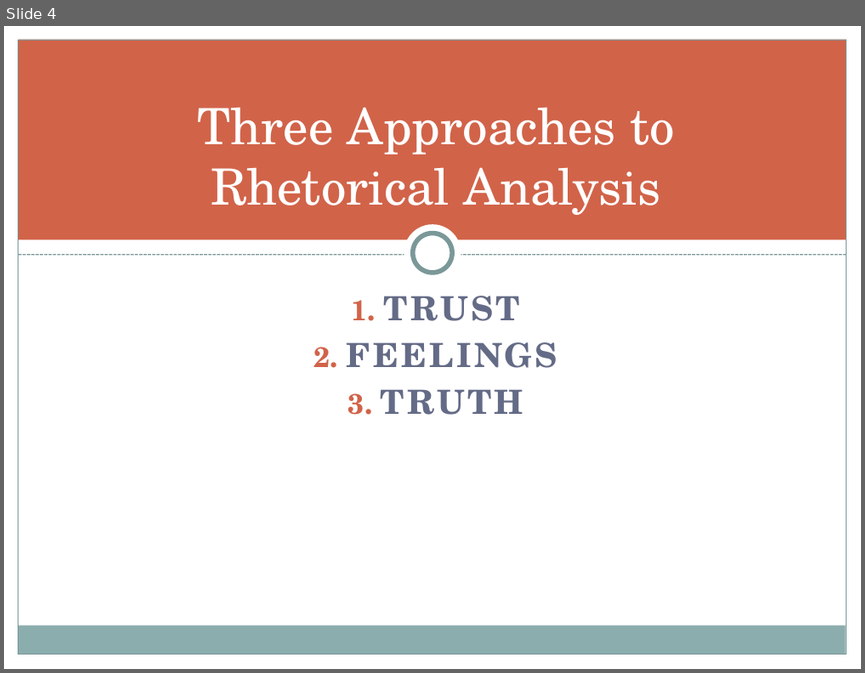
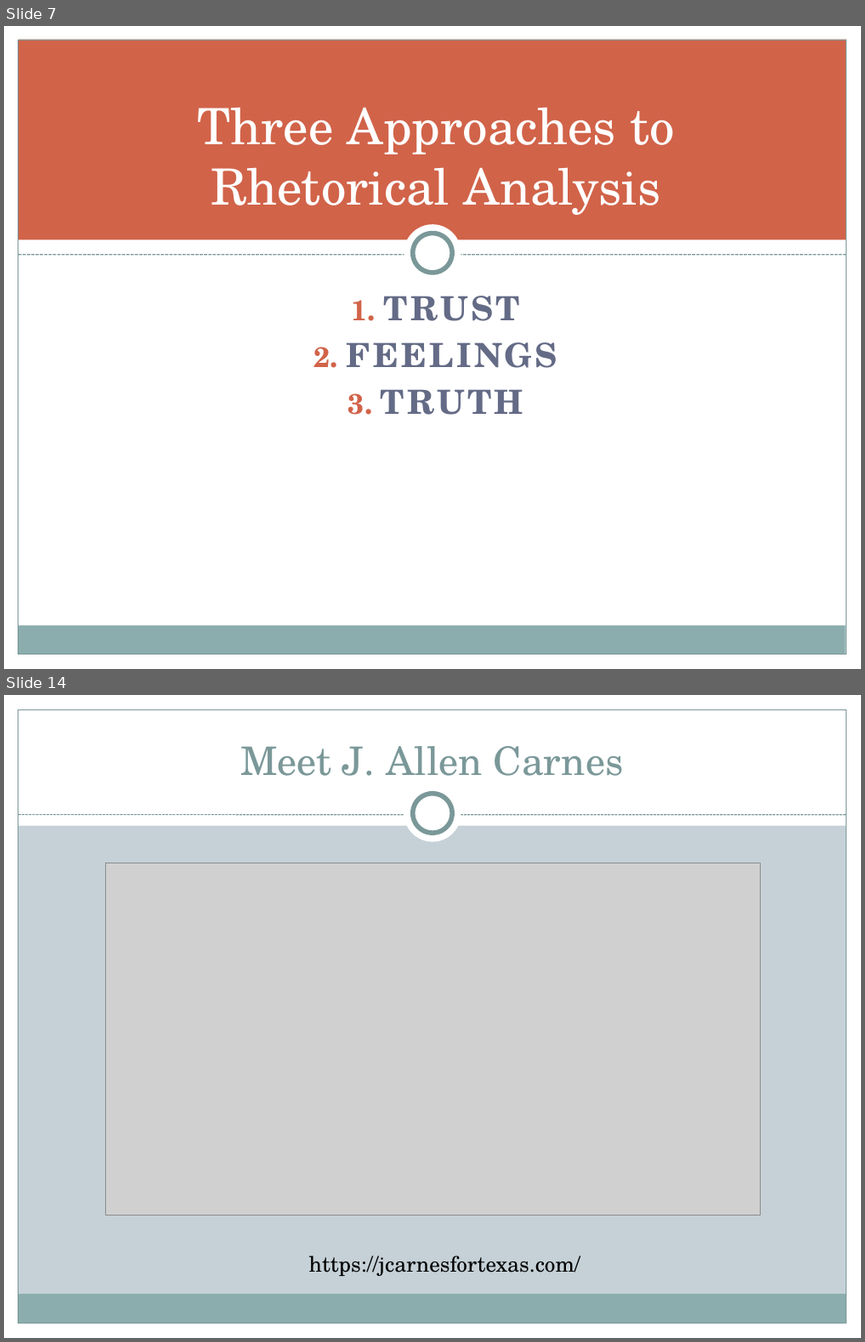
Before and after one commit to halperta/halperta.github.io, a slide deck: rhe306-spring2014/documents/ethosLecture.pptx. Shown one above the other, each under a label of ours: slide 4 before the commit, slides 7 and 14 after it; the slides between them are not shown. The pictures are 865x673 and 865x1342 pixels, drawn with LibreOffice and Linux fonts; fonts in the diff are those of the drawing; grey boxes stand for pictures. Boxes give left, top, right and bottom in pixels: in the first picture for what was removed or moved away, otherwise in the second. Text is boxed around its words. In the diff, an @@ line names an element or a change of style, - is before the commit and + after.

```diff
--- a/rhe306-spring2014/documents/ethosLecture.pptx
+++ b/rhe306-spring2014/documents/ethosLecture.pptx
@@ slide 14 added at (4, 695, 861, 1338), background #C5D1D7; not listed: 3 template elements that a slide beside it also shows @@
@@ rectangle added at (4, 695, 861, 825), fill #FFFFFF @@
@@ rectangle added at (4, 695, 18, 1338), fill #FFFFFF @@
@@ rectangle added at (846, 695, 861, 1338), fill #FFFFFF @@
@@ title added at (240, 746, 624, 776), 33 pt, text #7C999A @@
+Meet J. Allen Carnes
@@ ellipse added at (404, 785, 461, 842), fill #FFFFFF @@
@@ ellipse added at (413, 794, 452, 833), fill #FFFFFF, outline #7C999A 4 pt @@
@@ line added from (18, 815) to (846, 815), #7C999A 0.75 pt dashed @@
@@ picture added at (106, 863, 760, 1215) @@
@@ text added at (309, 1255, 580, 1276), 18 pt, text #000000 @@
+https://jcarnesfortexas.com/
@@ what was slide 4 is now slide 7 @@
```
Also in this commit, not shown: 2 slides changed, 11 other slides added, 8 slides removed, 2 other files.
